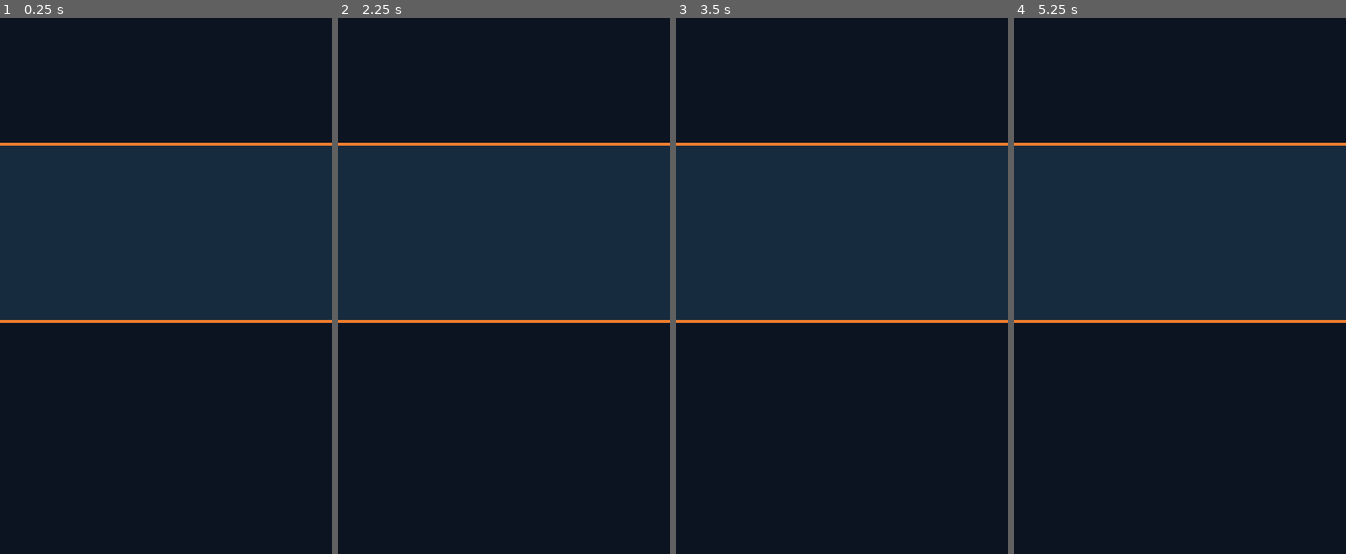
Above: before the commit, frames 1-4 (left to right).
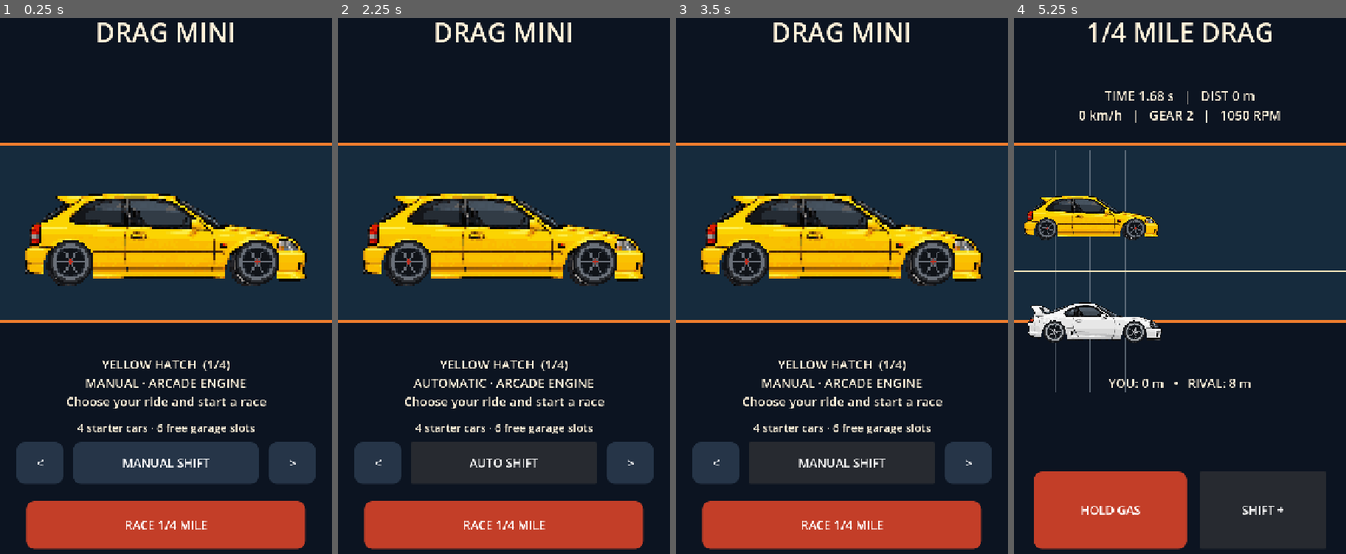
Above: after the commit, the same moments.

Repository: 1993velezpadilla-source/Drag-mini
Game: Godot game, scene res://scenes/main.tscn
The game is run twice, just before and just after one commit, with the same random seed, the same clock (stepped at 60 frames per second) and the same inputs.
Inputs (mouse positions are in pixels of both pictures, inside the frame that each line leads up to):
- Up to frame 1 (0.25 s): no input
- Up to frame 2 (2.25 s): click (377, 462) at 0.5 s, where only the run after the commit has a clickable "<"; click (630, 462) at 1.25 s, where only the run after the commit has a clickable ">"; click (504, 462) at 2 s, where only the run after the commit has a clickable "MANUAL SHIFT"
- Up to frame 3 (3.5 s): click (842, 462) at 2.75 s, where only the run after the commit has a clickable "AUTO SHIFT"
- Up to frame 4 (5.25 s): click (1180, 527) at 3.5 s, where only the run after the commit has a clickable "RACE 1/4 MILE"; click (1110, 511) at 4.25 s, where only the run after the commit has a clickable "HOLD GAS"; click (1263, 511) at 5 s, where only the run after the commit has a clickable "SHIFT +"

The runs differ from the first frame. In frame 1, 26% of the frame differs, in the area x 4-96%, y 0-100%; in frame 2, 26%; in frame 3, 26%; in frame 4, 19%.
Error before the commit: Parse Error: Function "sinf()" not found in base self. (res://scripts/wheel_layers.gd:69)

Commit message:
fix(gdscript): use supported sin() builtin for spoke geometry

Diff:
--- a/scripts/wheel_layers.gd
+++ b/scripts/wheel_layers.gd
@@ -66,7 +66,7 @@
             elif r >= 2.0:
                 # Rotating spoke pattern with brake-dark cavities in between.
                 var theta: float = atan2(vec.y, vec.x)
-                var angular_distance: float = absf(sinf(theta * float(spokes) * 0.5)) * r
+                var angular_distance: float = absf(sin(theta * float(spokes) * 0.5)) * r
                 if angular_distance < 1.1:
                     col = rim_light
                 else:
